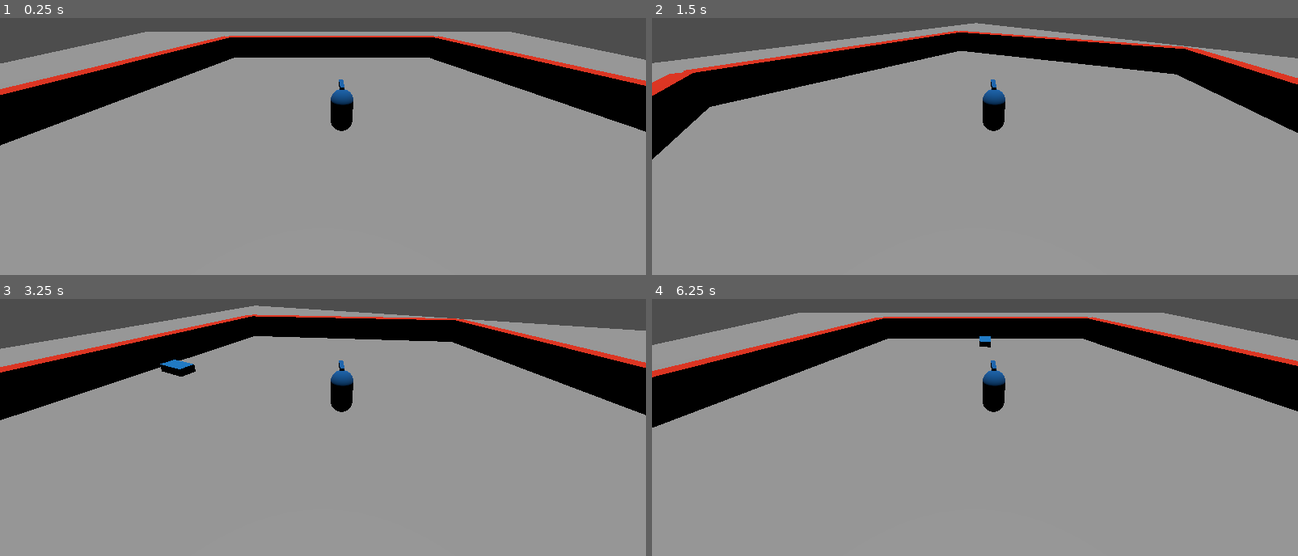
Above: before the commit, frames 1-4 (two rows, left to right).
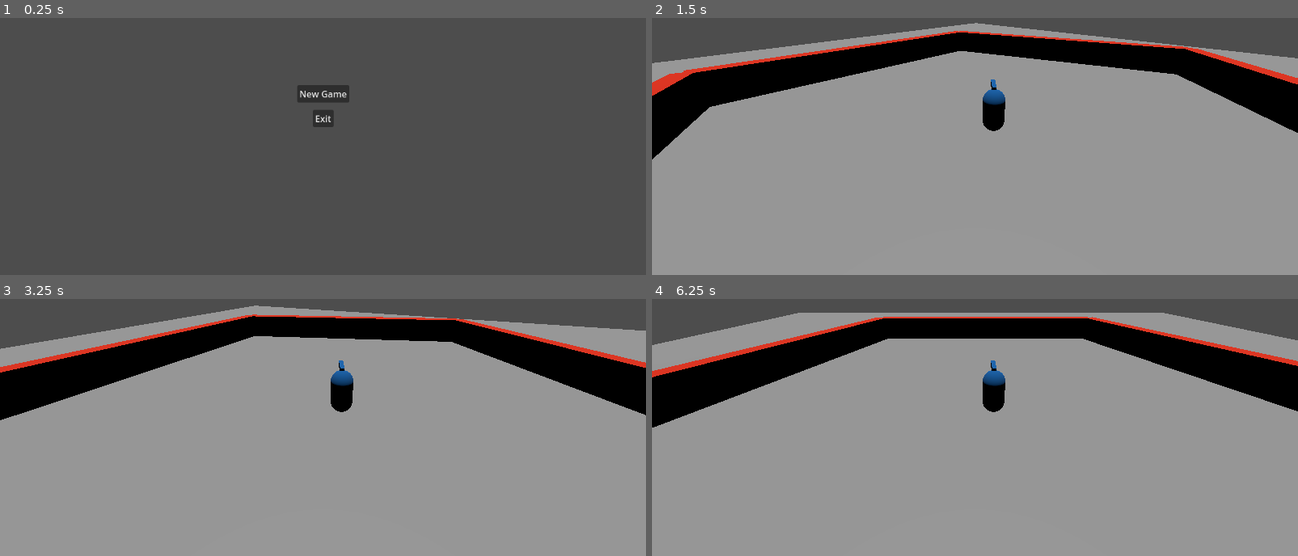
Above: after the commit, the same moments.

Repository: lemmerone/godot-matador
Game: Godot game, scene res://HUD/Menu/menu.tscn
The game is run twice, just before and just after one commit, with the same random seed, the same clock (stepped at 60 frames per second) and the same inputs. Before the commit the project starts from res://main.tscn.
Inputs (mouse positions are in pixels of both pictures, inside the frame that each line leads up to):
- Up to frame 1 (0.25 s): no input
- Up to frame 2 (1.5 s): click (975, 92) at 0.5 s, where only the run after the commit has a clickable "New Game"; tap Enter at 1.25 s; hold Right (rotation_right) from 1.28 s (still down); tap Space (dodge) at 1.35 s
- Up to frame 3 (3.25 s): release Right (rotation_right) at 2.03 s; hold A (rotation_left) 2.03-2.78 s; tap R (remove_mob) at 2.1 s; hold Right (rotation_right) from 2.78 s (still down); tap Space (dodge) at 2.85 s
- Up to frame 4 (6.25 s): tap R (remove_mob) at 3.6, 5.1 s; tap Space (dodge) at 4.25, 4.35, 5.85 s; release Right (rotation_right) at 4.28 s; hold A (rotation_left) from 4.28 s (still down)

The runs differ from the first frame. In frame 1, 92% of the frame differs, in the area x 0-100%, y 5-100%; in frame 2, nothing differs; in frame 3, 0.2%; in frame 4, less than 0.1%.

Commit message:
feat: added menu

Diff:
--- a/HUD/Game Over/game_over.gd
+++ b/HUD/Game Over/game_over.gd
@@ -1,6 +1,8 @@
 extends Control
 
-signal game_over
+func _on_restart_pressed():
+	get_tree().change_scene_to_file("res://main.tscn")
 
-func _on_restart_pressed():
-	pass
+
+func _on_menu_pressed():
+	get_tree().change_scene_to_file("res://HUD/Menu/menu.tscn")
--- a/HUD/Game Over/game_over.tscn
+++ b/HUD/Game Over/game_over.tscn
@@ -41,4 +41,20 @@
 grow_vertical = 2
 text = "Restart"
 
+[node name="Menu" type="Button" parent="."]
+layout_mode = 1
+anchors_preset = 7
+anchor_left = 0.5
+anchor_top = 1.0
+anchor_right = 0.5
+anchor_bottom = 1.0
+offset_left = -26.5
+offset_top = -203.0
+offset_right = 26.5
+offset_bottom = -172.0
+grow_horizontal = 2
+grow_vertical = 0
+text = "Menu"
+
 [connection signal="pressed" from="Restart" to="." method="_on_restart_pressed"]
+[connection signal="pressed" from="Menu" to="." method="_on_menu_pressed"]
--- /dev/null
+++ b/HUD/Menu/menu.gd
@@ -0,0 +1,7 @@
+extends Control
+
+func _on_new_game_pressed():
+	get_tree().change_scene_to_file("res://main.tscn")
+
+func _on_exit_pressed():
+	get_tree().quit()
--- /dev/null
+++ b/HUD/Menu/menu.tscn
@@ -0,0 +1,45 @@
+[gd_scene load_steps=2 format=3 uid="uid://uhar6dt8waw2"]
+
+[ext_resource type="Script" path="res://HUD/Menu/menu.gd" id="1_c3avf"]
+
+[node name="Menu" type="Control"]
+layout_mode = 3
+anchors_preset = 15
+anchor_right = 1.0
+anchor_bottom = 1.0
+grow_horizontal = 2
+grow_vertical = 2
+script = ExtResource("1_c3avf")
+
+[node name="NewGame" type="Button" parent="."]
+layout_mode = 1
+anchors_preset = 8
+anchor_left = 0.5
+anchor_top = 0.5
+anchor_right = 0.5
+anchor_bottom = 0.5
+offset_left = -46.5
+offset_top = -15.5
+offset_right = 46.5
+offset_bottom = 15.5
+grow_horizontal = 2
+grow_vertical = 2
+text = "New Game"
+
+[node name="Exit" type="Button" parent="."]
+layout_mode = 1
+anchors_preset = 8
+anchor_left = 0.5
+anchor_top = 0.5
+anchor_right = 0.5
+anchor_bottom = 0.5
+offset_left = -18.5
+offset_top = 29.0
+offset_right = 18.5
+offset_bottom = 60.0
+grow_horizontal = 2
+grow_vertical = 2
+text = "Exit"
+
+[connection signal="pressed" from="NewGame" to="." method="_on_new_game_pressed"]
+[connection signal="pressed" from="Exit" to="." method="_on_exit_pressed"]
--- a/main.gd
+++ b/main.gd
@@ -21,3 +21,4 @@
 
 func _on_player_hit():
 	$MobTimer.stop()
+	get_tree().change_scene_to_file("res://HUD/Game Over/game_over.tscn")
--- a/main.tscn
+++ b/main.tscn
@@ -1,10 +1,9 @@
-[gd_scene load_steps=6 format=3 uid="uid://c2tlrblo00eu6"]
+[gd_scene load_steps=5 format=3 uid="uid://c2tlrblo00eu6"]
 
 [ext_resource type="Script" path="res://main.gd" id="1_f6e0p"]
 [ext_resource type="PackedScene" uid="uid://c7m1richxkw1d" path="res://World/world.tscn" id="1_kutdq"]
 [ext_resource type="PackedScene" uid="uid://dchbd6novsg0o" path="res://Bull/bull.tscn" id="2_tk1ih"]
 [ext_resource type="PackedScene" uid="uid://b5ka4q4vq1vpx" path="res://Player/player.tscn" id="3_1lx15"]
-[ext_resource type="PackedScene" uid="uid://bpy7xaglwexk0" path="res://HUD/Game Over/game_over.tscn" id="5_fgbh5"]
 
 [node name="Main" type="Node"]
 script = ExtResource("1_f6e0p")
@@ -25,15 +24,5 @@
 wait_time = 3.0
 autostart = true
 
-[node name="HUD" type="Control" parent="."]
-layout_mode = 3
-anchors_preset = 0
-offset_right = 40.0
-offset_bottom = 40.0
-
-[node name="GameOver" parent="HUD" instance=ExtResource("5_fgbh5")]
-visible = false
-layout_mode = 1
-
 [connection signal="hit" from="Player" to="." method="_on_player_hit"]
 [connection signal="timeout" from="MobTimer" to="." method="_on_mob_timer_timeout"]
--- a/project.godot
+++ b/project.godot
@@ -11,7 +11,7 @@
 [application]
 
 config/name="Matador"
-run/main_scene="res://main.tscn"
+run/main_scene="res://HUD/Menu/menu.tscn"
 config/features=PackedStringArray("4.0", "GL Compatibility")
 config/icon="res://icon.svg"
 
